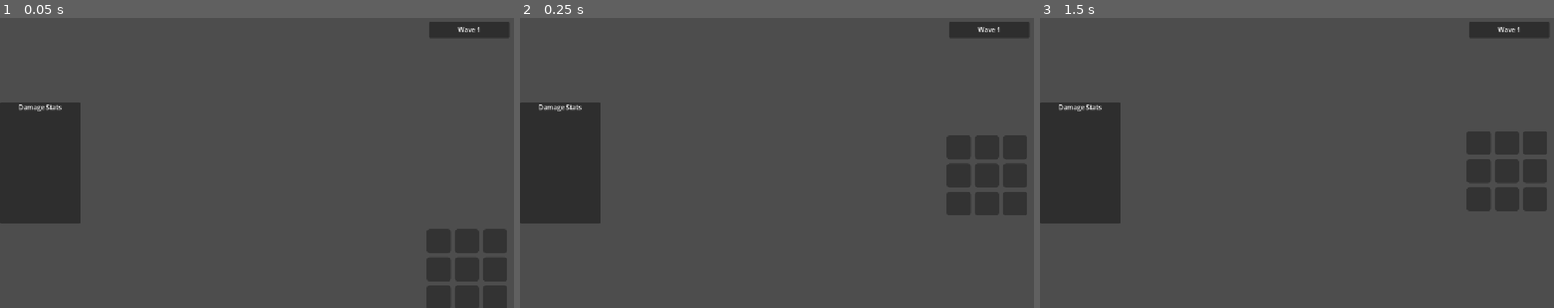
Above: before the commit, frames 1-3 (left to right).
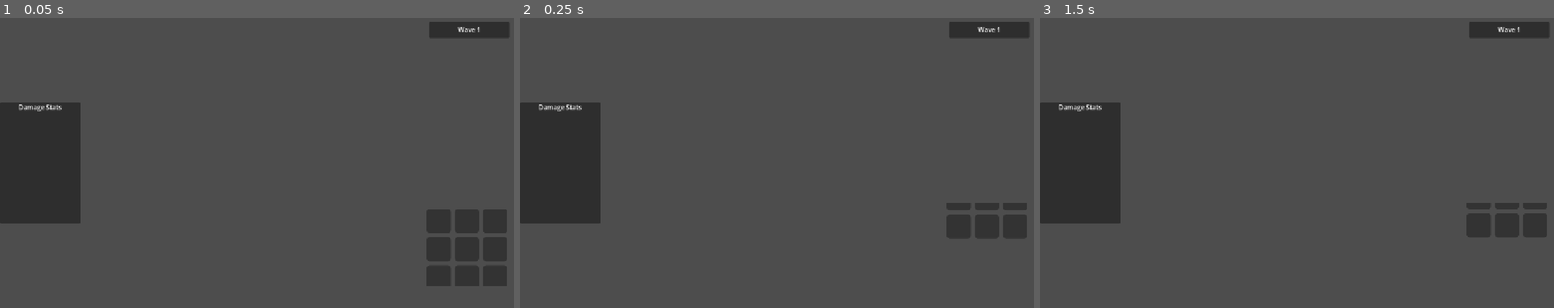
Above: after the commit, the same moments.

Repository: seekerzz/tower-html
Game: Godot game, scene res://src/Scenes/UI/MainGUI.tscn
Same seed, same stepped clock (60 frames per second), same inputs: the game is played once before the commit and once after it. The project has no main scene, so this scene is started directly.
Inputs (mouse positions are in pixels of both pictures, inside the frame that each line leads up to):
- Up to frame 1 (0.05 s): no input
- Up to frame 2 (0.25 s): no input
- Up to frame 3 (1.5 s): tap Enter at 0.5 s; move the mouse to (1410, 148) at 0.52 s; hold Right (ui_right) 0.53-1.25 s; tap Q at 0.6 s; click (1410, 148) at 0.67 s; tap Space at 1.25 s; drag from (1194, 177) to (1271, 221) at 1.27 s

The runs differ from the first frame. In frame 1, 2.7% of the frame differs, in the area x 82-99%, y 66-100%; in frame 2, 4.0%; in frame 3, 4.1%, in the area x 82-99%, y 39-76%.

Commit message:
Refactor MainGUI for dynamic UI sizing and positioning
Refactored `src/Scripts/UI/MainGUI.gd` to implement dynamic UI adaptation:
1.  **Dynamic Shop Height**: Removed hardcoded shop height. The sidebar position now dynamically adapts based on the actual height of the `Shop` node, found at runtime.
2.  **Right Sidebar Layout**: Implemented a `ScrollContainer` and `VBoxContainer` structure for the right sidebar. `PassiveSkillBar` and `InventoryPanel` are now automatically managed with proper vertical stacking and scrolling support.
3.  **Code Cleanup**: Removed hardcoded constants and improved initialization logic with safety checks and fallbacks.

Diff:
--- a/src/Scripts/UI/MainGUI.gd
+++ b/src/Scripts/UI/MainGUI.gd
@@ -70,10 +70,20 @@
 	_setup_right_sidebar_layout()
 
 	# Try to find Shop node dynamically
-	shop_node = get_tree().root.find_child("Shop", true, false)
+	# Prefer getting via parent if available as they are likely siblings
+	if get_parent():
+		shop_node = get_parent().find_child("Shop", true, false)
+
+	if not shop_node:
+		# Fallback to root search
+		shop_node = get_tree().root.find_child("Shop", true, false)
+
 	if not shop_node and GameManager.get("main_game"):
 		# If MainGame reference exists, try there
 		shop_node = GameManager.main_game.find_child("Shop", true, false)
+
+	if not shop_node:
+		push_warning("MainGUI: Shop node not found. Dynamic sidebar positioning might be incorrect.")
 
 	update_ui()
 
@@ -114,18 +124,32 @@
 func _setup_right_sidebar_layout():
 	if not right_sidebar: return
 
+	# Check if layout is already set up to prevent duplication
+	if right_sidebar.has_node("RightScrollContainer"):
+		return
+
+	# Create ScrollContainer for scrolling support
+	var scroll_container = ScrollContainer.new()
+	scroll_container.name = "RightScrollContainer"
+	scroll_container.layout_mode = 1
+	scroll_container.anchors_preset = Control.PRESET_FULL_RECT
+	scroll_container.size_flags_horizontal = Control.SIZE_EXPAND_FILL
+	scroll_container.size_flags_vertical = Control.SIZE_EXPAND_FILL
+	# Hide horizontal scrollbar usually
+	scroll_container.horizontal_scroll_mode = ScrollContainer.SCROLL_MODE_DISABLED
+
+	right_sidebar.add_child(scroll_container)
+
 	# Create Unified Container
 	var right_content = VBoxContainer.new()
 	right_content.name = "RightContentBox"
-	right_content.layout_mode = 1
-	right_content.anchors_preset = Control.PRESET_FULL_RECT
 	right_content.size_flags_horizontal = Control.SIZE_EXPAND_FILL
 	right_content.size_flags_vertical = Control.SIZE_EXPAND_FILL
 
-	# Pack content at bottom so new rows grow upwards (conceptually)
-	right_content.alignment = BoxContainer.ALIGNMENT_END
-
-	right_sidebar.add_child(right_content)
+	# Separation between items
+	right_content.add_theme_constant_override("separation", 20)
+
+	scroll_container.add_child(right_content)
 
 	# Find PassiveSkillBar and InventoryPanel
 	var passive_bar = right_sidebar.get_node_or_null("PassiveSkillBar")
@@ -144,27 +168,18 @@
 		if passive_bar.get_parent() != right_content:
 			passive_bar.reparent(right_content)
 		passive_bar.size_flags_horizontal = Control.SIZE_EXPAND_FILL
-		# Don't expand vertical, let it take min size so it packs at bottom
-		passive_bar.size_flags_vertical = Control.SIZE_SHRINK_END
+		passive_bar.size_flags_vertical = Control.SIZE_SHRINK_BEGIN
 
 		# Ensure order: Passive Top
 		right_content.move_child(passive_bar, 0)
-
-	# Add Spacer between Passive and Inventory
-	# Increased from 40 to 80 to resolve overlap as requested
-	var spacer = Control.new()
-	spacer.custom_minimum_size = Vector2(0, 80)
-	spacer.mouse_filter = Control.MOUSE_FILTER_IGNORE
-	right_content.add_child(spacer)
-	right_content.move_child(spacer, 1)
 
 	if inv_panel:
 		if inv_panel.get_parent() != right_content:
 			inv_panel.reparent(right_content)
 		inv_panel.size_flags_horizontal = Control.SIZE_EXPAND_FILL
-		inv_panel.size_flags_vertical = Control.SIZE_SHRINK_END
-		# Ensure order: Inventory Bottom
-		right_content.move_child(inv_panel, 2)
+		inv_panel.size_flags_vertical = Control.SIZE_EXPAND_FILL
+		# Ensure order: Inventory Bottom (after passive bar)
+		right_content.move_child(inv_panel, 1)
 
 func _setup_stats_panel():
 	# Requirements:
@@ -206,23 +221,17 @@
 		sidebar_tween.kill()
 	sidebar_tween = create_tween()
 
-	var target_offset_bottom = -10 # Default for combat
+	var target_offset_bottom = -10.0 # Default for combat
+
 	if not GameManager.is_wave_active:
 		# Shop is open
-		var shop_height = 300.0 # Fallback
+		var shop_height = 160.0 # Fallback default
 		if shop_node and is_instance_valid(shop_node):
-			# Use minimal height logic or actual height
-			if shop_node.visible:
-				shop_height = shop_node.size.y
-				# If Shop uses anchors, size might be reliable if layout happened
-				if shop_height < 100: shop_height = 300.0
-			else:
-				# If hidden, maybe we shouldn't move up?
-				# But is_wave_active = false usually implies Shop Phase.
-				pass
+			shop_height = shop_node.size.y
 
 		# Add padding
-		target_offset_bottom = -(shop_height + 40)
+		var margin = 10.0
+		target_offset_bottom = -(shop_height + margin)
 
 	sidebar_tween.set_parallel(true)
 	sidebar_tween.tween_property(left_sidebar, "offset_bottom", float(target_offset_bottom), 0.3).set_trans(Tween.TRANS_SINE).set_ease(Tween.EASE_OUT)
